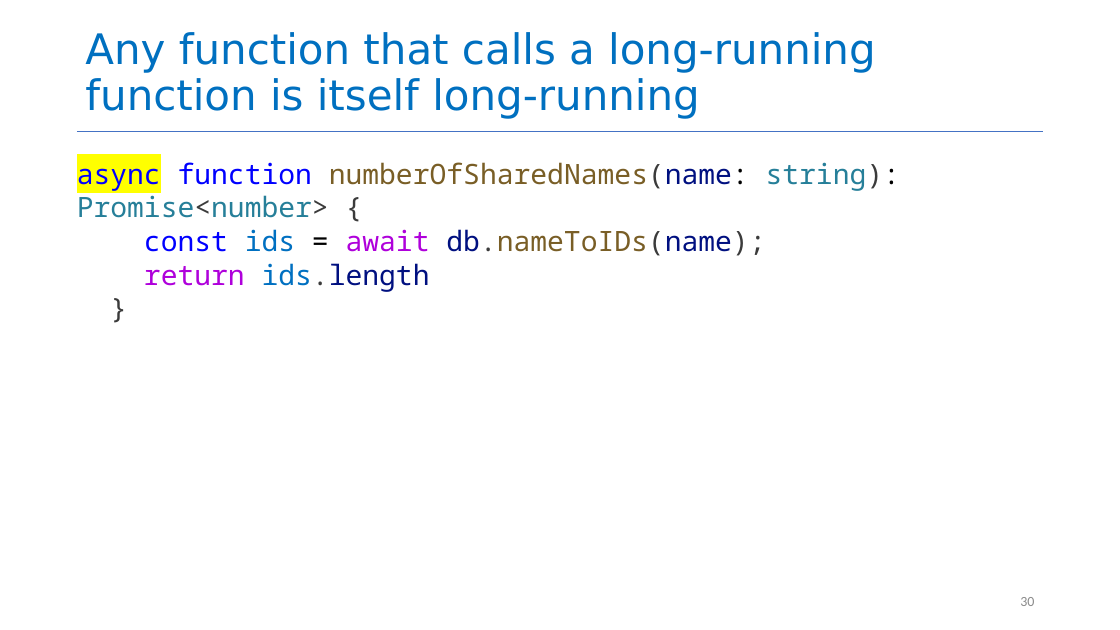
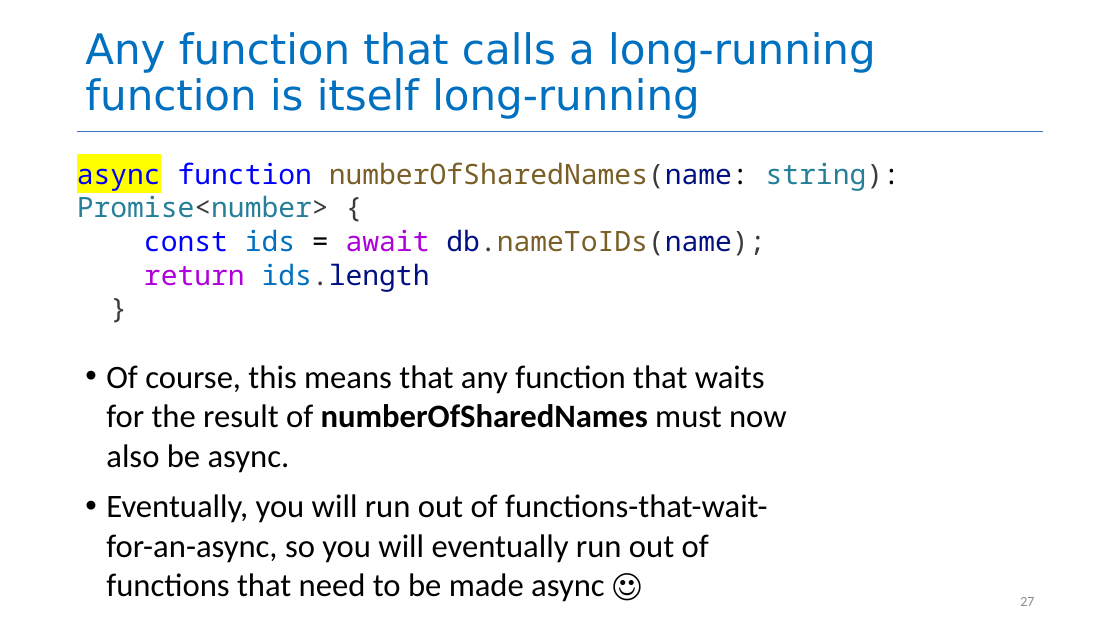
Before and after one commit to neu-se/CS4530-Fall-2026, a slide deck: slide 27 of Slides/Module 04 Web Application Architecture.pptx (slide 30 before the commit). Drawn at 1120x630 pixels with LibreOffice and Linux fonts; fonts in the diff are those of the drawing. Boxes give left, top, right and bottom in pixels: in the first picture for what was removed or moved away, otherwise in the second. Text is boxed around its words. In the diff, an @@ line names an element or a change of style, - is before the commit and + after.

```diff
--- a/Slides/Module 04 Web Application Architecture.pptx
+++ b/Slides/Module 04 Web Application Architecture.pptx
@@ text added at (x1=106, y1=365, x2=787, y2=602), 28 pt, text #000000 @@
+• Of course, this means that any function that waits for the result of numberOfSharedNames must now also be async.
+• Eventually, you will run out of functions-that-wait-for-an-async, so you will eventually run out of functions that need to be made async ☺
@@ page number at (x1=1020, y1=597, x2=1034, y2=606): text changed @@
-30
+27
```
Also in this commit, not shown: 13 other slides changed, 3 slides added, 23 slides removed, 1 other file.
